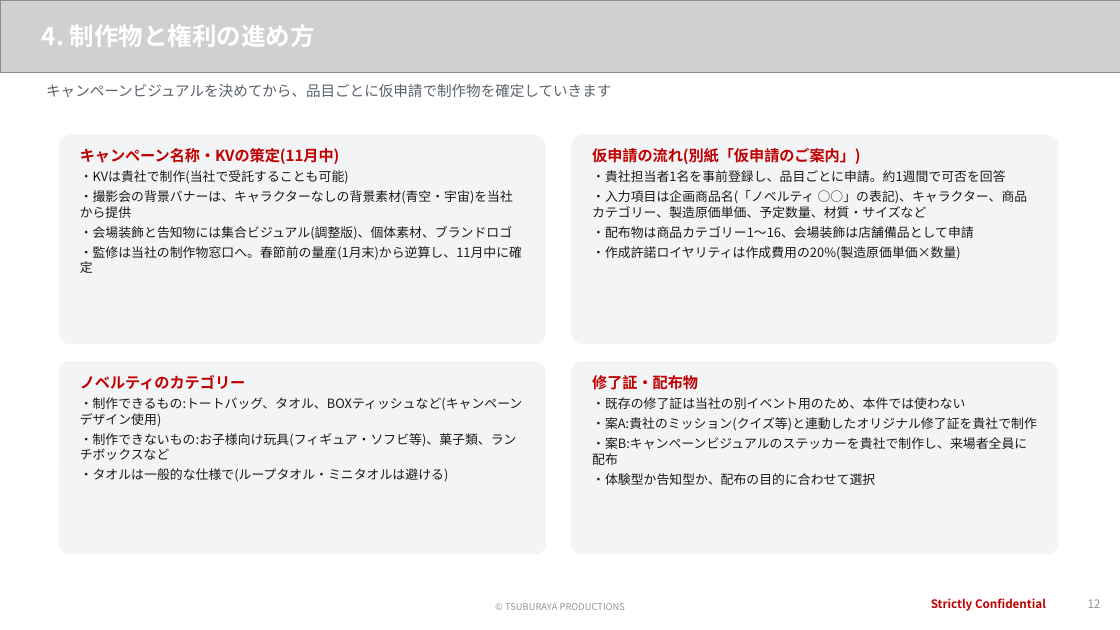
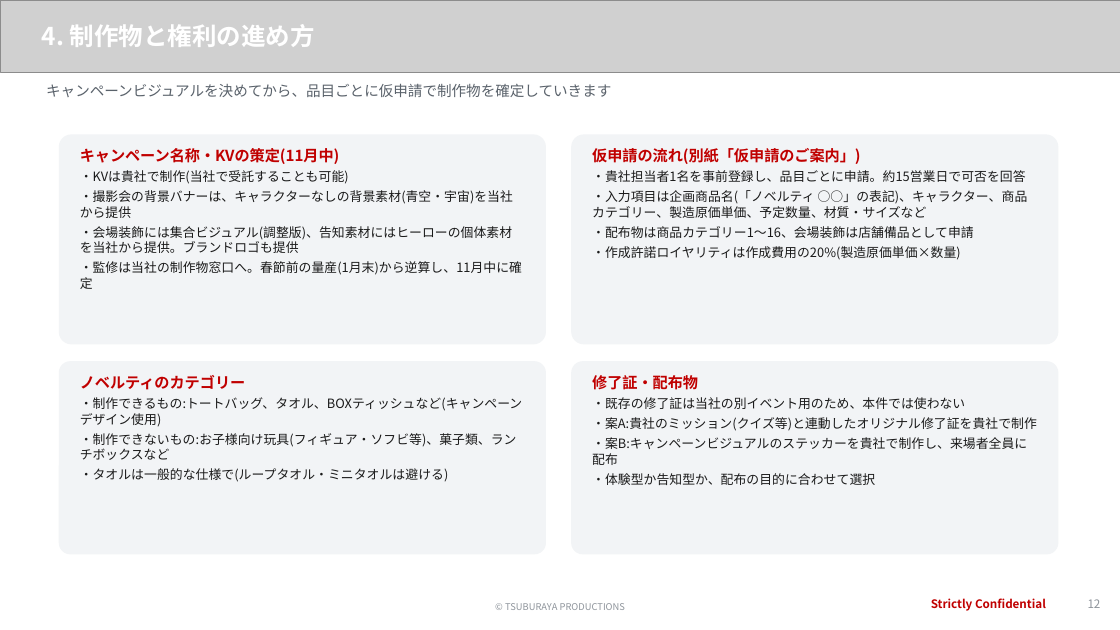
Before and after one commit to hayatoshintani-spe/kessho-lens, a slide deck: slide 12 of docs/proposals/softbank-ultraman-caravan/SB様提示用_1022ミーティング資料.pptx. Drawn at 1120x630 pixels with LibreOffice and Linux fonts; fonts in the diff are those of the drawing; grey boxes stand for pictures. Boxes give left, top, right and bottom in pixels: in the first picture for what was removed or moved away, otherwise in the second. Text is boxed around its words. In the diff, an @@ line names an element or a change of style, - is before the commit and + after.

```diff
--- a/docs/proposals/softbank-ultraman-caravan/SB様提示用_1022ミーティング資料.pptx
+++ b/docs/proposals/softbank-ultraman-caravan/SB様提示用_1022ミーティング資料.pptx
@@ text at (592, 170, 1026, 182): text changed @@
-・貴社担当者1名を事前登録し、品目ごとに申請。約1週間で可否を回答
+・貴社担当者1名を事前登録し、品目ごとに申請。約15営業日で可否を回答
@@ text at (80, 226, 512, 253): text changed @@
-・会場装飾と告知物には集合ビジュアル(調整版)、個体素材、ブランドロゴ
+・会場装飾には集合ビジュアル(調整版)、告知素材にはヒーローの個体素材を当社から提供。ブランドロゴも提供
```
Also in this commit, not shown: 3 other slides changed, 8 other files.
